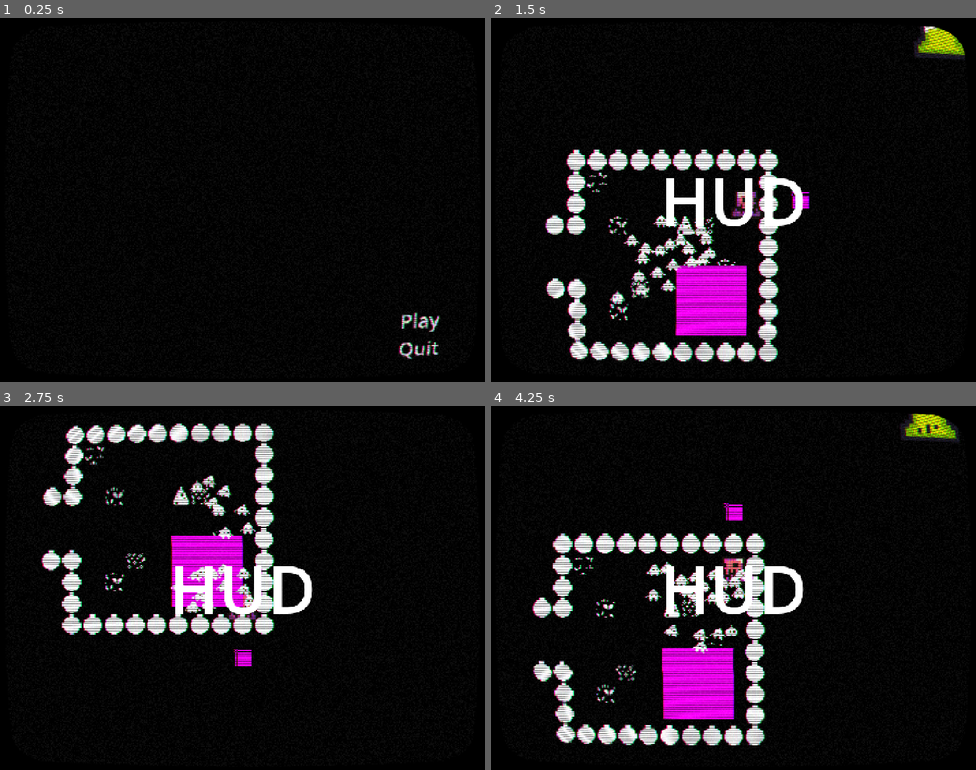
Above: before the commit, frames 1-4 (two rows, left to right).
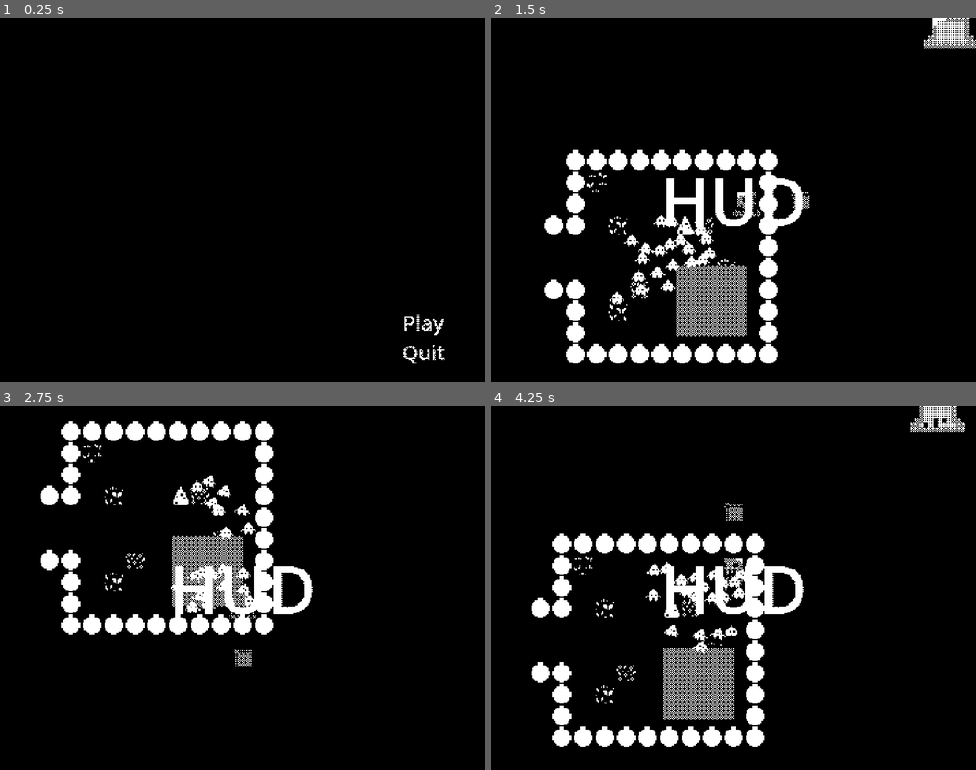
Above: after the commit, the same moments.

Repository: Octaniko/EnemyOfNone
Game: Godot game, scene res://scenes/levels/main_menu/main_menu.tscn
Two runs of this game, one before a commit and one after it. Both use one fixed random seed, a clock stepped at 60 frames per second and the inputs below. Video files are missing from this copy of the repository; at most half a second of black plays in their place.
Inputs:
- Up to frame 1 (0.25 s): no input
- Up to frame 2 (1.5 s): click "Play" at 0.5 s; hold D (right) from 1.28 s (still down); hold Shift (recall) from 1.28 s (still down)
- Up to frame 3 (2.75 s): release D (right) at 2.03 s; release Shift (recall) at 2.03 s; hold S (down) from 2.03 s (still down); tap Space (rush) at 2.1 s
- Up to frame 4 (4.25 s): release S (down) at 2.78 s; hold D (right) 2.78-3.53 s; hold Shift (recall) 2.78-3.53 s; hold W (up) from 3.53 s (still down); tap Space (rush) at 3.6 s

The runs differ from the first frame. In frame 1, 0.6% of the frame differs, in the area x 82-92%, y 80-95%; in frame 2, 9.8%, in the area x 11-100%, y 0-95%; in frame 3, 7.7%; in frame 4, 9.6%.

Commit message:
feat: Add level completscreen with buttons

Diff:
--- a/scenes/levels/main_menu/main_menu.tscn
+++ b/scenes/levels/main_menu/main_menu.tscn
@@ -99,6 +99,7 @@
 text = "Quit"
 
 [node name="VHS" type="ColorRect" parent="CanvasLayer"]
+visible = false
 material = SubResource("ShaderMaterial_hkpjj")
 anchors_preset = 15
 anchor_right = 1.0
@@ -107,8 +108,7 @@
 grow_vertical = 2
 mouse_filter = 2
 
-[node name="ColorRect" type="ColorRect" parent="CanvasLayer"]
-visible = false
+[node name="Dithering" type="ColorRect" parent="CanvasLayer"]
 material = SubResource("ShaderMaterial_uqeha")
 anchors_preset = 15
 anchor_right = 1.0
--- a/scenes/levels/world.tscn
+++ b/scenes/levels/world.tscn
@@ -2310,6 +2310,13 @@
 [node name="GameController" type="Node" parent="."]
 script = ExtResource("1_xidr1")
 
+[node name="UI" type="CanvasLayer" parent="."]
+
+[node name="HUD" parent="UI" instance=ExtResource("6_8c33x")]
+
+[node name="LevelCompleteMenu" parent="UI" instance=ExtResource("7_y40x4")]
+visible = false
+
 [node name="ShaderOverlay" type="CanvasLayer" parent="."]
 
 [node name="ChromaticAberration" type="ColorRect" parent="ShaderOverlay"]
@@ -2320,6 +2327,7 @@
 anchor_bottom = 1.0
 grow_horizontal = 2
 grow_vertical = 2
+mouse_filter = 2
 
 [node name="Vignette" type="ColorRect" parent="ShaderOverlay"]
 visible = false
@@ -2329,30 +2337,26 @@
 anchor_bottom = 1.0
 grow_horizontal = 2
 grow_vertical = 2
+mouse_filter = 2
 
 [node name="Dithering" type="ColorRect" parent="ShaderOverlay"]
-visible = false
 material = SubResource("ShaderMaterial_jhx03")
 anchors_preset = 15
 anchor_right = 1.0
 anchor_bottom = 1.0
 grow_horizontal = 2
 grow_vertical = 2
+mouse_filter = 2
 
 [node name="VHS" type="ColorRect" parent="ShaderOverlay"]
+visible = false
 material = SubResource("ShaderMaterial_q5onr")
 anchors_preset = 15
 anchor_right = 1.0
 anchor_bottom = 1.0
 grow_horizontal = 2
 grow_vertical = 2
-
-[node name="UI" type="CanvasLayer" parent="."]
-
-[node name="HUD" parent="UI" instance=ExtResource("6_8c33x")]
-
-[node name="LevelCompleteMenu" parent="UI" instance=ExtResource("7_y40x4")]
-visible = false
+mouse_filter = 2
 
 [node name="Floor" type="TileMapLayer" parent="."]
 tile_map_data = PackedByteArray("AAD9/wAAAAAAAAAAAAD9////AAAAAAAAAAD9//7/AAAFAAAAAAD+////AAAAAAAAAAD+/wAAAAABAAAAAAD/// …(15120 unchanged characters)…
--- a/ui/hud.tscn
+++ b/ui/hud.tscn
@@ -1,4 +1,15 @@
-[gd_scene format=3 uid="uid://5bv2iryockb7"]
+[gd_scene load_steps=3 format=3 uid="uid://5bv2iryockb7"]
+
+[ext_resource type="Shader" uid="uid://dptgn8t6jmiik" path="res://assets/shaders/dithering.gdshader" id="1_rbyyf"]
+
+[sub_resource type="ShaderMaterial" id="ShaderMaterial_276te"]
+shader = ExtResource("1_rbyyf")
+shader_parameter/color_dark = Color(0, 0, 0, 1)
+shader_parameter/color_light = Color(1, 1, 1, 1)
+shader_parameter/dither_repeat = 1.0
+shader_parameter/dither_strength = 1.0
+shader_parameter/min_dither_brightness = 0.1
+shader_parameter/bayer_mode = 4
 
 [node name="HUD" type="Control"]
 layout_mode = 3
@@ -23,3 +34,13 @@
 grow_vertical = 2
 theme_override_font_sizes/font_size = 196
 text = "HUD"
+
+[node name="Dithering" type="ColorRect" parent="."]
+visible = false
+material = SubResource("ShaderMaterial_276te")
+layout_mode = 1
+anchors_preset = 15
+anchor_right = 1.0
+anchor_bottom = 1.0
+grow_horizontal = 2
+grow_vertical = 2
--- /dev/null
+++ b/ui/level_complete_menu.gd
@@ -0,0 +1,11 @@
+extends Control
+
+@onready var time: Label = $CenterContainer/HBoxContainer/Info/Time
+@onready var record: Label = $CenterContainer/HBoxContainer/Info/Record
+
+func _on_restart_pressed() -> void:
+	Global.player_level_restart()
+
+func _on_menu_pressed() -> void:
+	get_tree().paused = false
+	get_tree().change_scene_to_file("res://scenes/levels/main_menu/main_menu.tscn")
--- a/ui/level_complete_menu.tscn
+++ b/ui/level_complete_menu.tscn
@@ -1,4 +1,16 @@
-[gd_scene format=3 uid="uid://c25ikmiuhm14x"]
+[gd_scene load_steps=4 format=3 uid="uid://c25ikmiuhm14x"]
+
+[ext_resource type="Shader" uid="uid://dptgn8t6jmiik" path="res://assets/shaders/dithering.gdshader" id="1_ksed3"]
+[ext_resource type="Script" uid="uid://cs8quwli548o8" path="res://ui/level_complete_menu.gd" id="1_m7ugh"]
+
+[sub_resource type="ShaderMaterial" id="ShaderMaterial_m7ugh"]
+shader = ExtResource("1_ksed3")
+shader_parameter/color_dark = Color(0, 0, 0, 1)
+shader_parameter/color_light = Color(1, 1, 1, 1)
+shader_parameter/dither_repeat = 1.0
+shader_parameter/dither_strength = 1.0
+shader_parameter/min_dither_brightness = 0.1
+shader_parameter/bayer_mode = 4
 
 [node name="LevelCompleteMenu" type="Control"]
 process_mode = 3
@@ -8,19 +20,80 @@
 anchor_bottom = 1.0
 grow_horizontal = 2
 grow_vertical = 2
+script = ExtResource("1_m7ugh")
 
-[node name="Label" type="Label" parent="."]
+[node name="ColorRect" type="ColorRect" parent="."]
+layout_mode = 1
+anchors_preset = 15
+anchor_right = 1.0
+anchor_bottom = 1.0
+grow_horizontal = 2
+grow_vertical = 2
+color = Color(0, 0, 0, 0.5058824)
+
+[node name="CenterContainer" type="CenterContainer" parent="."]
 layout_mode = 1
 anchors_preset = 8
 anchor_left = 0.5
 anchor_top = 0.5
 anchor_right = 0.5
 anchor_bottom = 0.5
-offset_left = -508.0
-offset_top = -134.0
-offset_right = 508.0
-offset_bottom = 134.0
+offset_left = -20.0
+offset_top = -20.0
+offset_right = 20.0
+offset_bottom = 20.0
 grow_horizontal = 2
 grow_vertical = 2
-theme_override_font_sizes/font_size = 196
-text = "COMPLETE"
+
+[node name="HBoxContainer" type="HBoxContainer" parent="CenterContainer"]
+layout_mode = 2
+
+[node name="Info" type="VBoxContainer" parent="CenterContainer/HBoxContainer"]
+layout_mode = 2
+
+[node name="CompleteMessage" type="Label" parent="CenterContainer/HBoxContainer/Info"]
+layout_mode = 2
+theme_override_font_sizes/font_size = 101
+text = "COMPLETE!"
+horizontal_alignment = 1
+vertical_alignment = 1
+
+[node name="Time" type="Label" parent="CenterContainer/HBoxContainer/Info"]
+layout_mode = 2
+theme_override_font_sizes/font_size = 101
+text = "00:00.000"
+horizontal_alignment = 1
+vertical_alignment = 1
+
+[node name="Record" type="Label" parent="CenterContainer/HBoxContainer/Info"]
+layout_mode = 2
+theme_override_font_sizes/font_size = 101
+text = "00:00.000"
+horizontal_alignment = 1
+vertical_alignment = 1
+
+[node name="VBoxContainer" type="VBoxContainer" parent="CenterContainer/HBoxContainer"]
+layout_mode = 2
+
+[node name="Restart" type="Button" parent="CenterContainer/HBoxContainer/VBoxContainer"]
+layout_mode = 2
+theme_override_font_sizes/font_size = 101
+text = "Restart"
+
+[node name="Menu" type="Button" parent="CenterContainer/HBoxContainer/VBoxContainer"]
+layout_mode = 2
+theme_override_font_sizes/font_size = 101
+text = "Menu"
+
+[node name="Dithering" type="ColorRect" parent="."]
+visible = false
+material = SubResource("ShaderMaterial_m7ugh")
+layout_mode = 1
+anchors_preset = 15
+anchor_right = 1.0
+anchor_bottom = 1.0
+grow_horizontal = 2
+grow_vertical = 2
+
+[connection signal="pressed" from="CenterContainer/HBoxContainer/VBoxContainer/Restart" to="." method="_on_restart_pressed"]
+[connection signal="pressed" from="CenterContainer/HBoxContainer/VBoxContainer/Menu" to="." method="_on_menu_pressed"]
Not shown, added: ui/level_complete_menu.gd.uid
